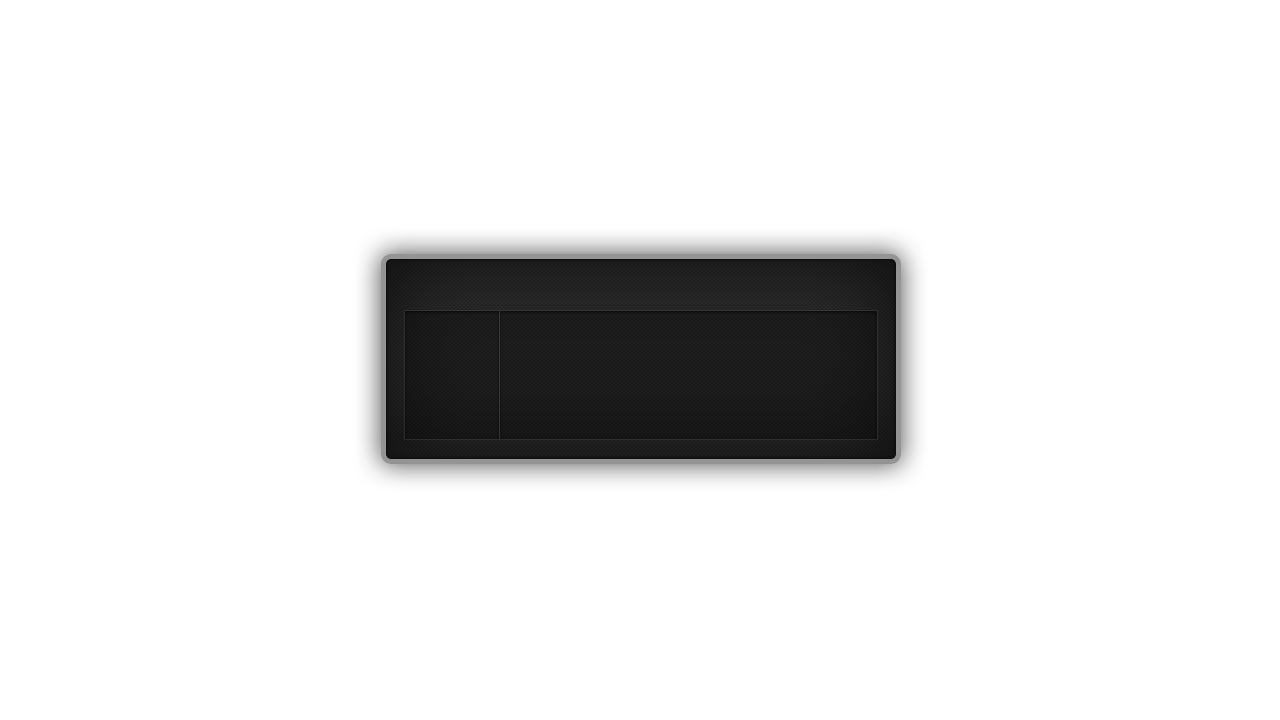
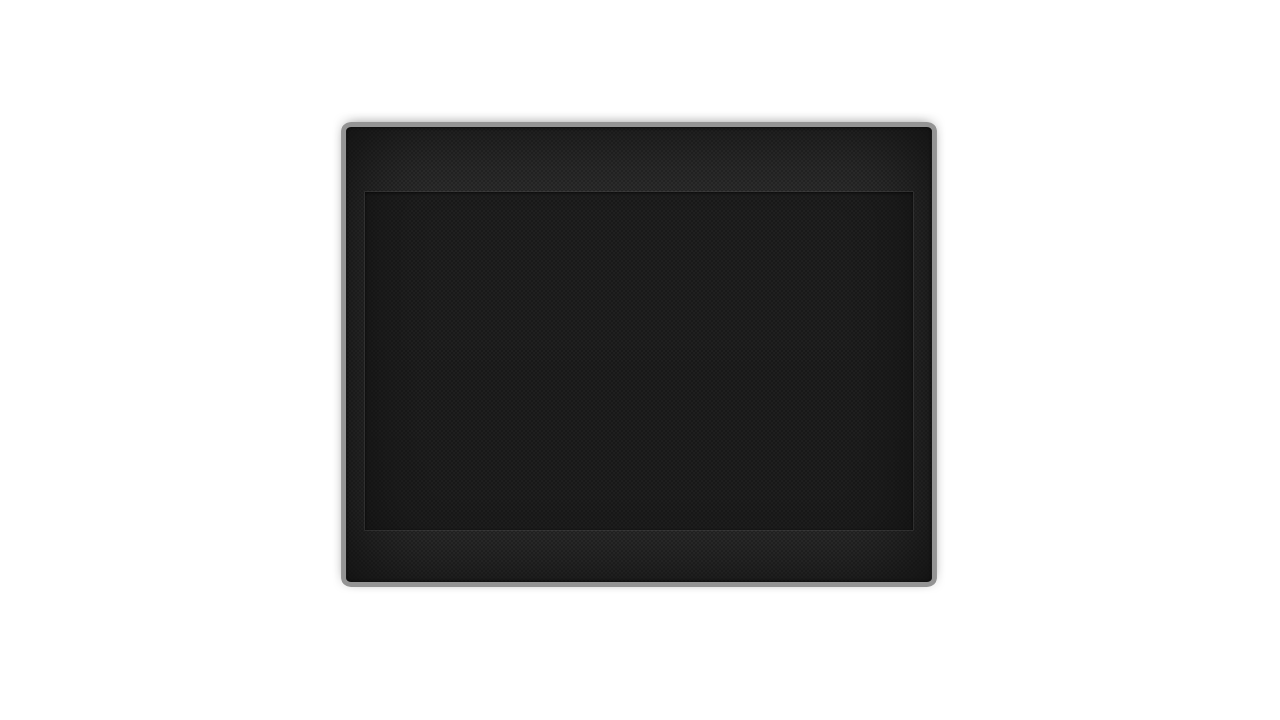
Comparing the layer stacks of the two (1280, 720) images. Changes:
added group "Content-Lock-PicInfo-Peripherals" with 4 layers above "Yes-No-Ok" over [346, 127, 932, 582]
added layer "picture-info" in group "Content-Lock-PicInfo-Peripherals" over [365, 192, 913, 530]
added layer "Base" (1st of 11, in "Content-Lock-PicInfo-Peripherals") (95%) in group "Content-Lock-PicInfo-Peripherals" over [346, 127, 932, 582]
hid group "Yes-No-Ok" (2 layers) over [386, 259, 896, 459]
